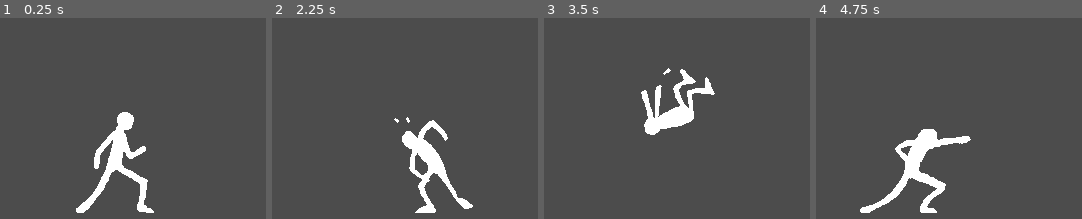
Above: before the commit, frames 1-4 (left to right).
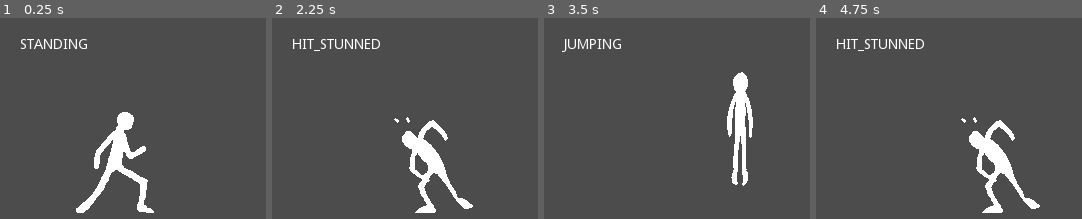
Above: after the commit, the same moments.

Repository: DanySnowyman/Godot_Fighting_Project
Game: Godot game, scene res://MrPalo.tscn
Two runs of this game, one before a commit and one after it. Both use one fixed random seed, a clock stepped at 60 frames per second and the inputs below.
Inputs:
- Up to frame 1 (0.25 s): no input
- Up to frame 2 (2.25 s): tap Enter (ui_accept) at 0.5, 0.77, 0.8, 1.07, 1.35, 1.52, 1.82, 2 s; hold Right (ui_right) 0.53-1.28 s; tap H (Test hit high) at 0.6, 1.55, 2.1 s; hold Down (ui_down) 1.28-2.03 s; hold Right (ui_right) from 2.03 s (still down)
- Up to frame 3 (3.5 s): tap Enter (ui_accept) at 2.3, 3.02, 3.32 s; release Right (ui_right) at 2.78 s; hold Up (ui_up) from 2.78 s (still down); tap H (Test hit high) at 2.85 s
- Up to frame 4 (4.75 s): release Up (ui_up) at 3.53 s; hold Left (ui_left) from 3.53 s (still down); tap Enter (ui_accept) at 3.6, 3.77, 4.07, 4.52 s; tap H (Test hit high) at 4.35 s

The runs differ from the first frame. In frame 1, 0.6% of the frame differs, in the area x 7-33%, y 10-16%; in frame 2, 0.7%; in frame 3, 6.4%; in frame 4, 8.0%, in the area x 7-85%, y 10-98%.

Commit message:
Arreglado fallos con hit y jump simultaneos

Diff:
--- a/MrPalo.gd
+++ b/MrPalo.gd
@@ -4,15 +4,10 @@
 var char_name = "MrPalo"
 var player = 1
 
+
+var state: String
 var last_position = Vector2()
-
-
-var current_state: String = "" #Standing, Crouching, Jumping
-var is_standing = true
-var is_crouched = false
-var is_airborne = false
-var is_falling = false
-var is_air_stunned = false
+var pre_jump = false
 var startup_frames = false
 
 var dash_f_ready = false
@@ -21,7 +16,6 @@
 var can_dash_cancel = false
 
 onready var tween = get_node("Tween")
-onready var tween_h = get_node("Tween_h")
 
 const JUMP_HEIGHT = 80
 const JUMP_LENGHT = 120
@@ -37,11 +31,14 @@
 		self.position = Vector2(120, 195)
 	else: self.position = Vector2(164, 195)
 
-	current_state = "Standing"
+	state = "STANDING"
 	$AnimationPlayer.play("Stand")
+	$State.set_as_toplevel(true)
+	$State.set_global_position(Vector2(20, 20))
 
 func player_control(delta):
-	if is_standing == true:
+	# Negate opposite directions ---------------------------------------------
+	if state == "STANDING":
 		if Input.is_action_pressed("ui_left") and Input.is_action_pressed("ui_right"):
 			stand()
 		else:
@@ -56,36 +53,35 @@
 			if Input.is_action_just_released("ui_left"):
 				$AnimationPlayer.play("Stand")
 	# Crouch -----------------------------------------------------------------
-	if is_standing == true:
+	if state == "STANDING":
 		if Input.is_action_pressed("ui_down"):
-			is_crouched = true
-			is_standing = false
+			state = "CROUCHING"
 			crouch()
-	if is_crouched == true:
+	if state == "CROUCHING":
 		if Input.is_action_just_released("ui_down"):
-			is_crouched = false
-			is_standing = true
+			state = "STANDING"
 			$AnimationPlayer.play_backwards("Crouch")
 			$AnimationPlayer.play("Stand")
 	# Jump -------------------------------------------------------------------
-	if is_standing == true:
+	if state == "STANDING":
 		if Input.is_action_pressed("ui_up"):
-			is_standing = false
+			state = "PRE_JUMP"
 			yield(get_tree().create_timer(0.05), "timeout")
-			if Input.is_action_pressed("ui_right"):
-				jump_forward()
-			elif Input.is_action_pressed("ui_left"):
-				jump_backward()
-			else: jump_vertical()
-	# Dash forward ------------------------------------------------------------
+			if state == "PRE_JUMP":
+				if Input.is_action_pressed("ui_right"):
+					jump_forward()
+				elif Input.is_action_pressed("ui_left"):
+					jump_backward()
+				else:
+					jump_vertical()
+	# Dash forward -----------------------------------------------------------
 	if Input.is_action_just_pressed("ui_right") and dash_f_ready == false:
 		dash_f_ready = true
 		dash_b_ready = false
 		yield(get_tree().create_timer(0.2), "timeout")
 		dash_f_ready = false
-	if is_standing == true:
+	if state == "STANDING":
 		if Input.is_action_just_pressed("ui_right") and dash_f_ready == true:
-			is_standing = false
 			dash_forward()
 	# Dash backward -----------------------------------------------------------
 	if Input.is_action_just_pressed("ui_left") and dash_b_ready == false:
@@ -93,17 +89,17 @@
 		dash_f_ready = false
 		yield(get_tree().create_timer(0.2), "timeout")
 		dash_b_ready = false
-	if is_standing == true:
+	if state == "STANDING":
 		if Input.is_action_just_pressed("ui_left") and dash_b_ready == true:
-			is_standing = false
 			dash_backward()
 	# Normal MP ---------------------------------------------------------------
-	if is_standing == true:
+	if state == "STANDING":
 		if Input.is_action_just_pressed("ui_accept"):
 			startup_frames = true
-			is_standing = false
+			state = "ATTACKING"
 			normal_LP()
-	# TESTING ONLY ------------------------------------------------------------
+
+func manual_hitting():
 	if Input.is_action_just_pressed("Test hit high"):
 		on_hit()
 
@@ -124,82 +120,88 @@
 	$AnimationPlayer.stop()
 
 func jump_vertical():
-	is_airborne = true
-	$AnimationPlayer.play("Jump vertical")
-	yield(get_tree().create_timer(0.1), "timeout")
+	$AnimationPlayer.play("Pre jump")
+	yield($AnimationPlayer, "animation_finished")
 	#Arco ascendente --------------------------------
-	tween.interpolate_property(self, "position:y",
-		self.position.y, (self.position.y - JUMP_HEIGHT),
-		JUMP_ASC_TIME, Tween.TRANS_QUINT, Tween.EASE_OUT)
-	tween.start()
-	yield(tween, "tween_completed")
-	#Arco descendente -------------------------------
-	if is_air_stunned == false:
-		tween.interpolate_property(self, "position:y",
-			self.position.y, (self.position.y + JUMP_HEIGHT),
-			JUMP_DES_TIME, Tween.TRANS_QUINT, Tween.EASE_IN)
-		tween.start()
+	if state == "PRE_JUMP":
+		$AnimationPlayer.play("Jump vertical")
+		tween.interpolate_property(self, "position:y",
+			self.position.y, (self.position.y - JUMP_HEIGHT),
+			JUMP_ASC_TIME, Tween.TRANS_QUINT, Tween.EASE_OUT)
+		tween.start()
+		state = "JUMPING"
 		yield(tween, "tween_completed")
-		if is_air_stunned == false:
-			is_airborne = false
-			is_standing = true
-			$AnimationPlayer.play("Stand")
+		#Arco descendente -------------------------------
+		if state != "AIR_STUNNED":
+			tween.interpolate_property(self, "position:y",
+				self.position.y, (self.position.y + JUMP_HEIGHT),
+				JUMP_DES_TIME, Tween.TRANS_QUINT, Tween.EASE_IN)
+			tween.start()
+			yield(tween, "tween_completed")
+			if state != "AIR_STUNNED":
+				state = "STANDING"
+				pre_jump = false
+				$AnimationPlayer.play("Stand")
 
 func jump_forward():
-	is_airborne = true
-	$AnimationPlayer.play("Jump forward")
-	yield(get_tree().create_timer(0.1), "timeout")
+	$AnimationPlayer.play("Pre jump")
+	yield($AnimationPlayer, "animation_finished")
 	#Arco ascendente --------------------------------
-	tween.interpolate_property(self, "position:x",
-		self.position.x, self.position.x + JUMP_LENGHT / 2,
-		JUMP_ASC_TIME, Tween.TRANS_LINEAR, Tween.EASE_OUT)
-	tween.interpolate_property(self, "position:y",
-		self.position.y, self.position.y - JUMP_HEIGHT,
-		JUMP_ASC_TIME, Tween.TRANS_QUINT, Tween.EASE_OUT)
-	tween.start()
-	yield(tween, "tween_all_completed")
-	#Arco descendente -------------------------------
-	if is_air_stunned == false:
+	if state == "PRE_JUMP":
+		$AnimationPlayer.play("Jump forward")
 		tween.interpolate_property(self, "position:x",
 			self.position.x, self.position.x + JUMP_LENGHT / 2,
-			JUMP_DES_TIME, Tween.TRANS_LINEAR, Tween.EASE_IN)
-		tween.interpolate_property(self, "position:y",
-			self.position.y, self.position.y + JUMP_HEIGHT,
-			JUMP_DES_TIME, Tween.TRANS_QUINT, Tween.EASE_IN)
-		tween.start()
+			JUMP_ASC_TIME, Tween.TRANS_LINEAR, Tween.EASE_OUT)
+		tween.interpolate_property(self, "position:y",
+			self.position.y, self.position.y - JUMP_HEIGHT,
+			JUMP_ASC_TIME, Tween.TRANS_QUINT, Tween.EASE_OUT)
+		tween.start()
+		state = "JUMPING"
 		yield(tween, "tween_all_completed")
-		if is_air_stunned == false:
-			is_airborne = false
-			is_standing = true
-			$AnimationPlayer.play("Stand")
+		#Arco descendente -------------------------------
+		if state != "AIR_STUNNED":
+			tween.interpolate_property(self, "position:x",
+				self.position.x, self.position.x + JUMP_LENGHT / 2,
+				JUMP_DES_TIME, Tween.TRANS_LINEAR, Tween.EASE_IN)
+			tween.interpolate_property(self, "position:y",
+				self.position.y, self.position.y + JUMP_HEIGHT,
+				JUMP_DES_TIME, Tween.TRANS_QUINT, Tween.EASE_IN)
+			tween.start()
+			yield(tween, "tween_all_completed")
+			if state != "AIR_STUNNED":
+				state = "STANDING"
+				pre_jump = false
+				$AnimationPlayer.play("Stand")
 
 func jump_backward():
-	is_airborne = true
-	$AnimationPlayer.play("Jump backward")
-	yield(get_tree().create_timer(0.1), "timeout")
+	$AnimationPlayer.play("Pre jump")
+	yield($AnimationPlayer, "animation_finished")
 	#Arco ascendente --------------------------------
-	tween.interpolate_property(self, "position:x",
-		self.position.x, self.position.x - JUMP_LENGHT / 2,
-		JUMP_ASC_TIME, Tween.TRANS_LINEAR, Tween.EASE_OUT)
-	tween.interpolate_property(self, "position:y",
-		self.position.y, self.position.y - JUMP_HEIGHT,
-		JUMP_DES_TIME, Tween.TRANS_QUINT, Tween.EASE_OUT)
-	tween.start()
-	yield(tween, "tween_all_completed")
-	#Arco descendente -------------------------------
-	if is_air_stunned == false:
+	if state == "PRE_JUMP":
+		$AnimationPlayer.play("Jump backward")
 		tween.interpolate_property(self, "position:x",
 			self.position.x, self.position.x - JUMP_LENGHT / 2,
-			JUMP_DES_TIME, Tween.TRANS_LINEAR, Tween.EASE_IN)
-		tween.interpolate_property(self, "position:y",
-			self.position.y, self.position.y + JUMP_HEIGHT,
-			JUMP_DES_TIME, Tween.TRANS_QUINT, Tween.EASE_IN)
-		tween.start()
+			JUMP_ASC_TIME, Tween.TRANS_LINEAR, Tween.EASE_OUT)
+		tween.interpolate_property(self, "position:y",
+			self.position.y, self.position.y - JUMP_HEIGHT,
+			JUMP_DES_TIME, Tween.TRANS_QUINT, Tween.EASE_OUT)
+		tween.start()
+		state = "JUMPING"
 		yield(tween, "tween_all_completed")
-		if is_air_stunned == false:
-			is_airborne = false
-			is_standing = true
-			$AnimationPlayer.play("Stand")
+		#Arco descendente -------------------------------
+		if state != "AIR_STUNNED":
+			tween.interpolate_property(self, "position:x",
+				self.position.x, self.position.x - JUMP_LENGHT / 2,
+				JUMP_DES_TIME, Tween.TRANS_LINEAR, Tween.EASE_IN)
+			tween.interpolate_property(self, "position:y",
+				self.position.y, self.position.y + JUMP_HEIGHT,
+				JUMP_DES_TIME, Tween.TRANS_QUINT, Tween.EASE_IN)
+			tween.start()
+			yield(tween, "tween_all_completed")
+			if state != "AIR_STUNNED":
+				state = "STANDING"
+				pre_jump = false
+				$AnimationPlayer.play("Stand")
 
 func dash_forward():
 	$AnimationPlayer.play("Dash forward")
@@ -207,9 +209,11 @@
 		self.position.x + DASH_F_DIST, DASH_F_TIME,
 		Tween.TRANS_QUART, Tween.EASE_OUT)
 	tween.start()
+	state = "DASHING"
 	yield(tween, "tween_completed")
-	is_standing = true
-	$AnimationPlayer.play("Stand")
+	if state != "AIR_STUNNED":
+		state = "STANDING"
+		$AnimationPlayer.play("Stand")
 
 func dash_backward():
 	$AnimationPlayer.play("Dash backward")
@@ -217,61 +221,62 @@
 		self.position.x - DASH_B_DIST, DASH_B_TIME,
 		Tween.TRANS_QUINT, Tween.EASE_OUT)
 	tween.start()
+	state = "DASHING"
 	yield(tween, "tween_completed")
-	is_standing = true
-	$AnimationPlayer.play("Stand")
+	if state != "AIR_STUNNED":
+		state = "STANDING"
+		$AnimationPlayer.play("Stand")
 
 func normal_LP():
 	$AnimationPlayer.play("Normal MP")
 	yield($AnimationPlayer, "animation_finished")
-	is_standing = true
+	state = "STANDING"
 	$AnimationPlayer.play("Stand")
 	$ProximityBox/ProxBox1.disabled = true
 	$ProximityBox/ProxBox1.position = Vector2(0, 0)
 	$ProximityBox/ProxBox1.shape.extents = Vector2(0, 0)
 
 func on_hit():
-	if is_standing == true:
-		is_standing = false
+#	tween.remove_all()
+	if state == "STANDING" or state == "PRE_JUMP":
+		state = "HIT_STUNNED"
 		$AnimationPlayer.play("Hit stun high hard")
 		yield($AnimationPlayer, "animation_finished")
-		is_standing = true
+		state = "STANDING"
+		pre_jump = false
 		$AnimationPlayer.play("Stand")
-	elif is_airborne == true:
-		is_air_stunned = true
-		tween.stop_all()
+	elif state == "JUMPING" or state == "DASHING":
+		state = "AIR_STUNNED"
 		$AnimationPlayer.play("Hit stun air")
 		#Arco ascendente --------------------------------
-		tween_h.interpolate_property(self, "position:x",
+		tween.interpolate_property(self, "position:x",
 			self.position.x, self.position.x - 50,
 			0.5, Tween.TRANS_LINEAR, Tween.EASE_OUT)
-		tween_h.interpolate_property(self, "position:y",
+		tween.interpolate_property(self, "position:y",
 			self.position.y, self.position.y - 50,
 			0.5, Tween.TRANS_QUINT, Tween.EASE_OUT)
-		tween_h.start()
-		yield(tween_h, "tween_completed")
+		tween.start()
+		yield(tween, "tween_all_completed")
 		#Arco descendente -------------------------------
-		tween_h.interpolate_property(self, "position:x",
+		tween.interpolate_property(self, "position:x",
 			self.position.x, self.position.x - 50,
 			0.5, Tween.TRANS_LINEAR, Tween.EASE_IN)
-		tween_h.interpolate_property(self, "position:y",
-			self.position.y, self.position.y + 250,
-			0.6, Tween.TRANS_QUINT, Tween.EASE_IN)
-		tween_h.start()
-		is_falling = true
-		yield(tween_h, "tween_completed")
-		yield($AnimationPlayer, "animation_finished")
+		tween.interpolate_property(self, "position:y",
+			self.position.y, self.position.y + 500,
+			0.5, Tween.TRANS_QUINT, Tween.EASE_IN)
+		tween.start()
+		yield(tween, "tween_all_completed")
+		state = "FALLING"
+	else: print("simultaneo!")
 
 func fall(delta):
-	if is_falling == true:
+	if state == "FALLING":
 		if self.position.y == 195:
-			is_falling = false
-			tween.stop_all()
-			is_air_stunned = false
-			is_standing = true
-			is_airborne = false
+			tween.remove_all()
+			state = "STANDING"
+			pre_jump = false
 			$AnimationPlayer.play("Stand")
-			print("stop falling")
+			print("stop FALLING")
 
 func boxes_auto_visibility():
 	if $HitBoxes/HitBox1.disabled == true:
@@ -302,6 +307,7 @@
 	var motion = Vector2()
 
 	player_control(delta)
+	manual_hitting()
 	fall(delta)
 	boxes_auto_visibility()
 
@@ -309,3 +315,5 @@
 	last_position = position
 
 	self.position.y = clamp(self.position.y, -100, 195)
+
+	$State.text = str(state)
--- a/MrPalo.tscn
+++ b/MrPalo.tscn
@@ -194,6 +194,7 @@
 }
 
 [sub_resource type="Animation" id=6]
+length = 0.9
 step = 0.05
 tracks/0/type = "value"
 tracks/0/path = NodePath("Sprite:frame")
@@ -202,13 +203,14 @@
 tracks/0/imported = false
 tracks/0/enabled = true
 tracks/0/keys = {
-"times": PoolRealArray( 0, 0.1, 0.3, 0.4, 0.5, 0.6, 0.7, 0.8, 0.9 ),
-"transitions": PoolRealArray( 1, 1, 1, 1, 1, 1, 1, 1, 1 ),
-"update": 1,
-"values": [ 35, 48, 47, 46, 45, 44, 43, 42, 49 ]
+"times": PoolRealArray( 0, 0.2, 0.3, 0.4, 0.5, 0.6, 0.7, 0.8 ),
+"transitions": PoolRealArray( 1, 1, 1, 1, 1, 1, 1, 1 ),
+"update": 1,
+"values": [ 48, 47, 46, 45, 44, 43, 42, 49 ]
 }
 
 [sub_resource type="Animation" id=7]
+length = 0.9
 step = 0.05
 tracks/0/type = "value"
 tracks/0/path = NodePath("Sprite:frame")
@@ -217,24 +219,25 @@
 tracks/0/imported = false
 tracks/0/enabled = true
 tracks/0/keys = {
-"times": PoolRealArray( 0, 0.1, 0.3, 0.4, 0.5, 0.6, 0.7, 0.8, 0.9 ),
-"transitions": PoolRealArray( 1, 1, 1, 1, 1, 1, 1, 1, 1 ),
-"update": 1,
-"values": [ 35, 42, 43, 44, 45, 46, 47, 48, 49 ]
+"times": PoolRealArray( 0, 0.2, 0.3, 0.4, 0.5, 0.6, 0.7, 0.8 ),
+"transitions": PoolRealArray( 1, 1, 1, 1, 1, 1, 1, 1 ),
+"update": 1,
+"values": [ 42, 43, 44, 45, 46, 47, 48, 49 ]
 }
 
 [sub_resource type="Animation" id=8]
-tracks/0/type = "value"
-tracks/0/path = NodePath("Sprite:frame")
-tracks/0/interp = 1
-tracks/0/loop_wrap = true
-tracks/0/imported = false
-tracks/0/enabled = true
-tracks/0/keys = {
-"times": PoolRealArray( 0, 0.1, 0.4, 0.5, 0.6, 0.7, 0.9 ),
-"transitions": PoolRealArray( 1, 1, 1, 1, 1, 1, 1 ),
-"update": 1,
-"values": [ 35, 36, 37, 38, 39, 40, 49 ]
+length = 0.9
+tracks/0/type = "value"
+tracks/0/path = NodePath("Sprite:frame")
+tracks/0/interp = 1
+tracks/0/loop_wrap = true
+tracks/0/imported = false
+tracks/0/enabled = true
+tracks/0/keys = {
+"times": PoolRealArray( 0, 0.3, 0.4, 0.5, 0.6, 0.8 ),
+"transitions": PoolRealArray( 1, 1, 1, 1, 1, 1 ),
+"update": 1,
+"values": [ 36, 37, 38, 39, 40, 49 ]
 }
 tracks/1/type = "value"
 tracks/1/path = NodePath("HurtBoxes/HurtBox1:position")
@@ -243,7 +246,7 @@
 tracks/1/imported = false
 tracks/1/enabled = true
 tracks/1/keys = {
-"times": PoolRealArray( 0.1 ),
+"times": PoolRealArray( 0 ),
 "transitions": PoolRealArray( 1 ),
 "update": 0,
 "values": [ Vector2( -2, -47 ) ]
@@ -255,7 +258,7 @@
 tracks/2/imported = false
 tracks/2/enabled = true
 tracks/2/keys = {
-"times": PoolRealArray( 0.1 ),
+"times": PoolRealArray( 0 ),
 "transitions": PoolRealArray( 1 ),
 "update": 0,
 "values": [ Vector2( 15, 13 ) ]
@@ -267,7 +270,7 @@
 tracks/3/imported = false
 tracks/3/enabled = true
 tracks/3/keys = {
-"times": PoolRealArray( 0.1 ),
+"times": PoolRealArray( 0 ),
 "transitions": PoolRealArray( 1 ),
 "update": 0,
 "values": [ Vector2( -2, -13 ) ]
@@ -279,7 +282,7 @@
 tracks/4/imported = false
 tracks/4/enabled = true
 tracks/4/keys = {
-"times": PoolRealArray( 0.1 ),
+"times": PoolRealArray( 0 ),
 "transitions": PoolRealArray( 1 ),
 "update": 0,
 "values": [ Vector2( 19, 21 ) ]
@@ -291,7 +294,7 @@
 tracks/5/imported = false
 tracks/5/enabled = true
 tracks/5/keys = {
-"times": PoolRealArray( 0.1 ),
+"times": PoolRealArray( 0 ),
 "transitions": PoolRealArray( 1 ),
 "update": 0,
 "values": [ Vector2( -2, 29 ) ]
@@ -303,7 +306,7 @@
 tracks/6/imported = false
 tracks/6/enabled = true
 tracks/6/keys = {
-"times": PoolRealArray( 0.1 ),
+"times": PoolRealArray( 0 ),
 "transitions": PoolRealArray( 1 ),
 "update": 0,
 "values": [ Vector2( 16, 21 ) ]
@@ -315,7 +318,7 @@
 tracks/7/imported = false
 tracks/7/enabled = true
 tracks/7/keys = {
-"times": PoolRealArray( 0.1 ),
+"times": PoolRealArray( 0 ),
 "transitions": PoolRealArray( 1 ),
 "update": 0,
 "values": [ Vector2( -3, -72 ) ]
@@ -327,7 +330,7 @@
 tracks/8/imported = false
 tracks/8/enabled = true
 tracks/8/keys = {
-"times": PoolRealArray( 0.1 ),
+"times": PoolRealArray( 0 ),
 "transitions": PoolRealArray( 1 ),
 "update": 0,
 "values": [ Vector2( 15, 29 ) ]
@@ -553,6 +556,22 @@
 "values": [ Vector2( -3, 42 ), Vector2( -3, 43 ), Vector2( 1, 44 ), Vector2( -3, 43 ), Vector2( -3, 42 ) ]
 }
 
+[sub_resource type="Animation" id=20]
+resource_name = "Pre jump"
+length = 0.05
+tracks/0/type = "value"
+tracks/0/path = NodePath("Sprite:frame")
+tracks/0/interp = 1
+tracks/0/loop_wrap = true
+tracks/0/imported = false
+tracks/0/enabled = true
+tracks/0/keys = {
+"times": PoolRealArray( 0 ),
+"transitions": PoolRealArray( 1 ),
+"update": 1,
+"values": [ 35 ]
+}
+
 [sub_resource type="Animation" id=10]
 length = 0.833333
 loop = true
@@ -701,19 +720,19 @@
 }
 
 [sub_resource type="RectangleShape2D" id=13]
-extents = Vector2( 15, 20 )
+extents = Vector2( 15, 29 )
 
 [sub_resource type="RectangleShape2D" id=14]
 extents = Vector2( 0, 0 )
 
 [sub_resource type="RectangleShape2D" id=15]
-extents = Vector2( 22, 11 )
+extents = Vector2( 15, 13 )
 
 [sub_resource type="RectangleShape2D" id=16]
-extents = Vector2( 22.5, 16.3636 )
+extents = Vector2( 19, 21 )
 
 [sub_resource type="RectangleShape2D" id=17]
-extents = Vector2( 37, 10 )
+extents = Vector2( 16, 21 )
 
 [sub_resource type="RectangleShape2D" id=18]
 extents = Vector2( 21, 10 )
@@ -734,7 +753,7 @@
 offset = Vector2( 9.16904, -5.20171 )
 vframes = 19
 hframes = 7
-frame = 112
+frame = 36
 
 [node name="AnimationPlayer" type="AnimationPlayer" parent="."]
 anims/Crouch = SubResource( 1 )
@@ -746,17 +765,16 @@
 "anims/Jump forward" = SubResource( 7 )
 "anims/Jump vertical" = SubResource( 8 )
 "anims/Normal MP" = SubResource( 9 )
+"anims/Pre jump" = SubResource( 20 )
 anims/Stand = SubResource( 10 )
 "anims/Walk backwards" = SubResource( 11 )
 "anims/Walk forward" = SubResource( 12 )
 
 [node name="PushBox" type="CollisionShape2D" parent="."]
-position = Vector2( 0, -20 )
+position = Vector2( -3, -72 )
 shape = SubResource( 13 )
 
 [node name="Tween" type="Tween" parent="."]
-
-[node name="Tween_h" type="Tween" parent="."]
 
 [node name="HitBoxes" type="Area2D" parent="."]
 position = Vector2( -1, -54 )
@@ -771,17 +789,17 @@
 
 [node name="HurtBox1" type="CollisionShape2D" parent="HurtBoxes"]
 modulate = Color( 0.0901961, 0.996078, 0.0117647, 1 )
-position = Vector2( 3, -13 )
+position = Vector2( -2, -47 )
 shape = SubResource( 15 )
 
 [node name="HurtBox2" type="CollisionShape2D" parent="HurtBoxes"]
 modulate = Color( 0.0901961, 0.996078, 0.0117647, 1 )
-position = Vector2( 2, 16 )
+position = Vector2( -2, -13 )
 shape = SubResource( 16 )
 
 [node name="HurtBox3" type="CollisionShape2D" parent="HurtBoxes"]
 modulate = Color( 0.0901961, 0.996078, 0.0117647, 1 )
-position = Vector2( -4, 44 )
+position = Vector2( -2, 29 )
 shape = SubResource( 17 )
 
 [node name="HurtBox4" type="CollisionShape2D" parent="HurtBoxes"]
@@ -798,3 +816,13 @@
 position = Vector2( 56, 44 )
 shape = SubResource( 19 )
 disabled = true
+
+[node name="State" type="Label" parent="."]
+margin_left = -104.0
+margin_top = -182.0
+margin_right = -64.0
+margin_bottom = -168.0
+text = "State: "
+__meta__ = {
+"_edit_use_anchors_": false
+}
--- /dev/null
+++ b/State.gd
@@ -0,0 +1,14 @@
+extends Label
+
+
+var position = Vector2()
+
+# Called when the node enters the scene tree for the first time.
+func _ready():
+#	set_as_toplevel(true)
+	self.position = Vector2(150, 150
+
+
+# Called every frame. 'delta' is the elapsed time since the previous frame.
+#func _process(delta):
+#	pass
--- a/project.godot
+++ b/project.godot
@@ -21,6 +21,8 @@
 
 [debug]
 
+gdscript/warnings/unused_class_variable=true
+gdscript/warnings/integer_division=false
 shapes/navigation/geometry_color=Color( 0.101961, 1, 0.701961, 0.4 )
 
 [display]
Not shown: 1 places in MrPalo.tscn that only renumber resources
